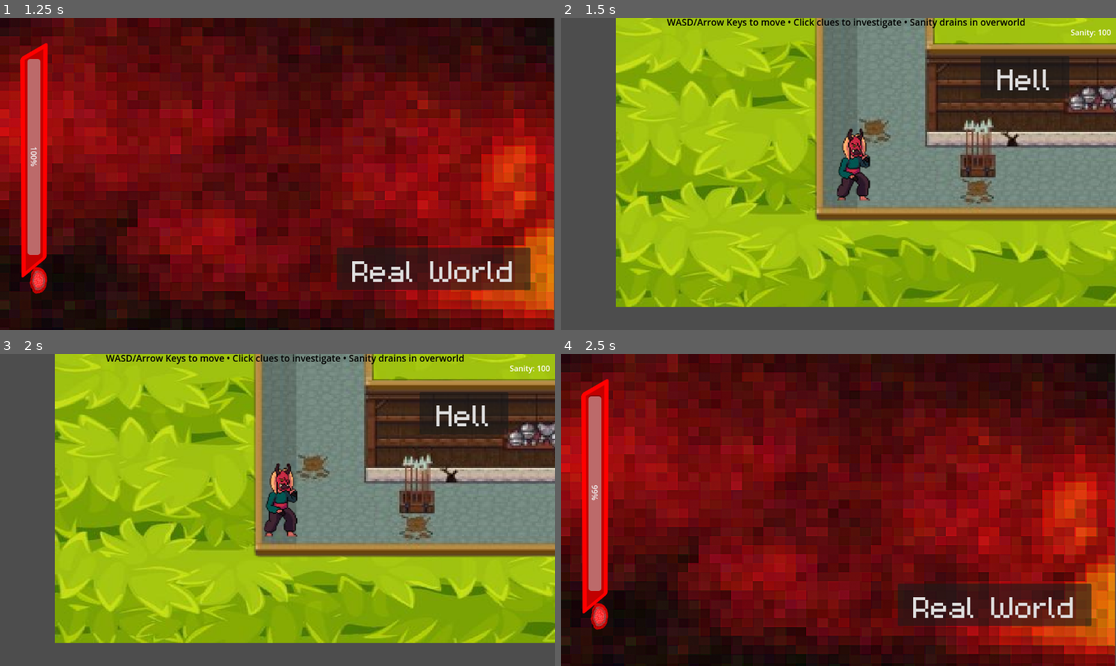
Above: before the commit, frames 1-4 (two rows, left to right).
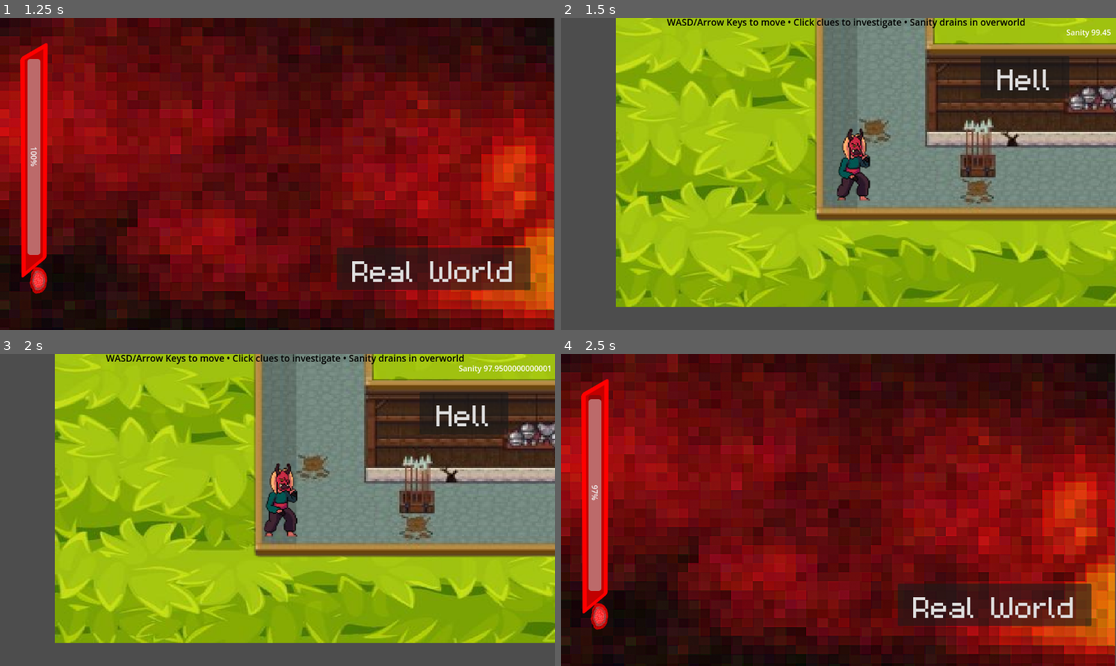
Above: after the commit, the same moments.

Repository: ShauryaVatsal/DaydreamGamejam
Game: Godot game, scene res://scenes/StartMenu.tscn
Two runs of this game, one before a commit and one after it. Both use one fixed random seed, a clock stepped at 60 frames per second and the inputs below.
Inputs:
- Up to frame 1 (1.25 s): click "PLAY!" at 0.5 s
- Up to frame 2 (1.5 s): click "Real World" at 1.25 s
- Up to frame 3 (2 s): no input
- Up to frame 4 (2.5 s): click "Hell" at 2 s

Frame 1 is identical in both runs. In frame 2, 0.1% of the frame differs, in the area x 91-100%, y 3-7%; in frame 3, 0.2%, in the area x 82-100%, y 3-7%; in frame 4, less than 0.1%.

Commit message:
qol changes

Diff:
--- a/scenes/MainGame.tscn
+++ b/scenes/MainGame.tscn
@@ -1,5 +1,6 @@
-[gd_scene load_steps=57 format=3 uid="uid://ce7o6w3i6dmq2"]
-
+[gd_scene load_steps=58 format=3 uid="uid://ce7o6w3i6dmq2"]
+
+[ext_resource type="Script" uid="uid://cqrm4gnlqlgtl" path="res://scenes/sanity_label.gd" id="1_7f7ne"]
 [ext_resource type="Script" path="res://scenes/player.gd" id="1_t4bxf"]
 [ext_resource type="Texture2D" uid="uid://cwwqr6mv43s3r" path="res://assets/29a39f6d55f61dc9bd058ff5954629d8914ee249-removebg-preview.png" id="2_xej52"]
 [ext_resource type="Script" uid="uid://dh3t23mtam271" path="res://scenes/rooms.gd" id="3_1hpqh"]
@@ -536,6 +537,7 @@
 text = "Sanity: 100"
 horizontal_alignment = 2
 vertical_alignment = 1
+script = ExtResource("1_7f7ne")
 
 [node name="ClueLabel" type="Label" parent="UI"]
 anchors_preset = 8
--- /dev/null
+++ b/scenes/sanity_label.gd
@@ -0,0 +1,4 @@
+extends Label
+
+func _process(delta: float) -> void:
+	text = "Sanity " + str(Globals.get_sanity())
--- a/scripts/Globals.gd
+++ b/scripts/Globals.gd
@@ -18,7 +18,7 @@
 
 func _process(delta: float) -> void:
 	if not inHell:
-		set_sanity(get_sanity() - delta)
+		set_sanity(get_sanity() - delta*3)
 		if get_sanity() <= 0:
-			get_tree().change_scene_to_file("res://scenes/guessing.tscn")
+			get_tree().change_scene_to_file("res://scenes/endgame scene.tscn")
 			inHell = true
Not shown, added: scenes/sanity_label.gd.uid
Not shown: 1 places in scenes/winner.tscn that only renumber resources
